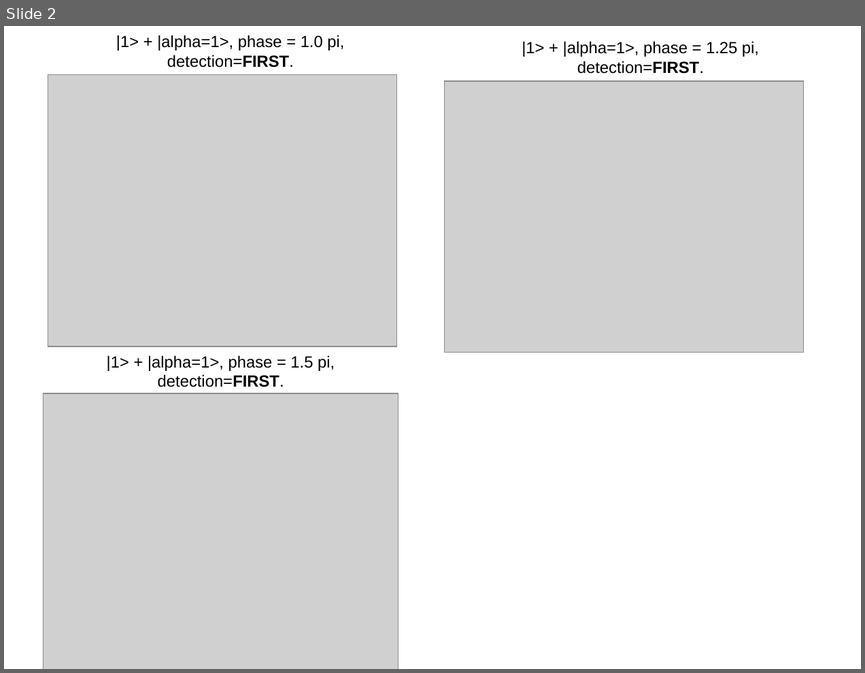
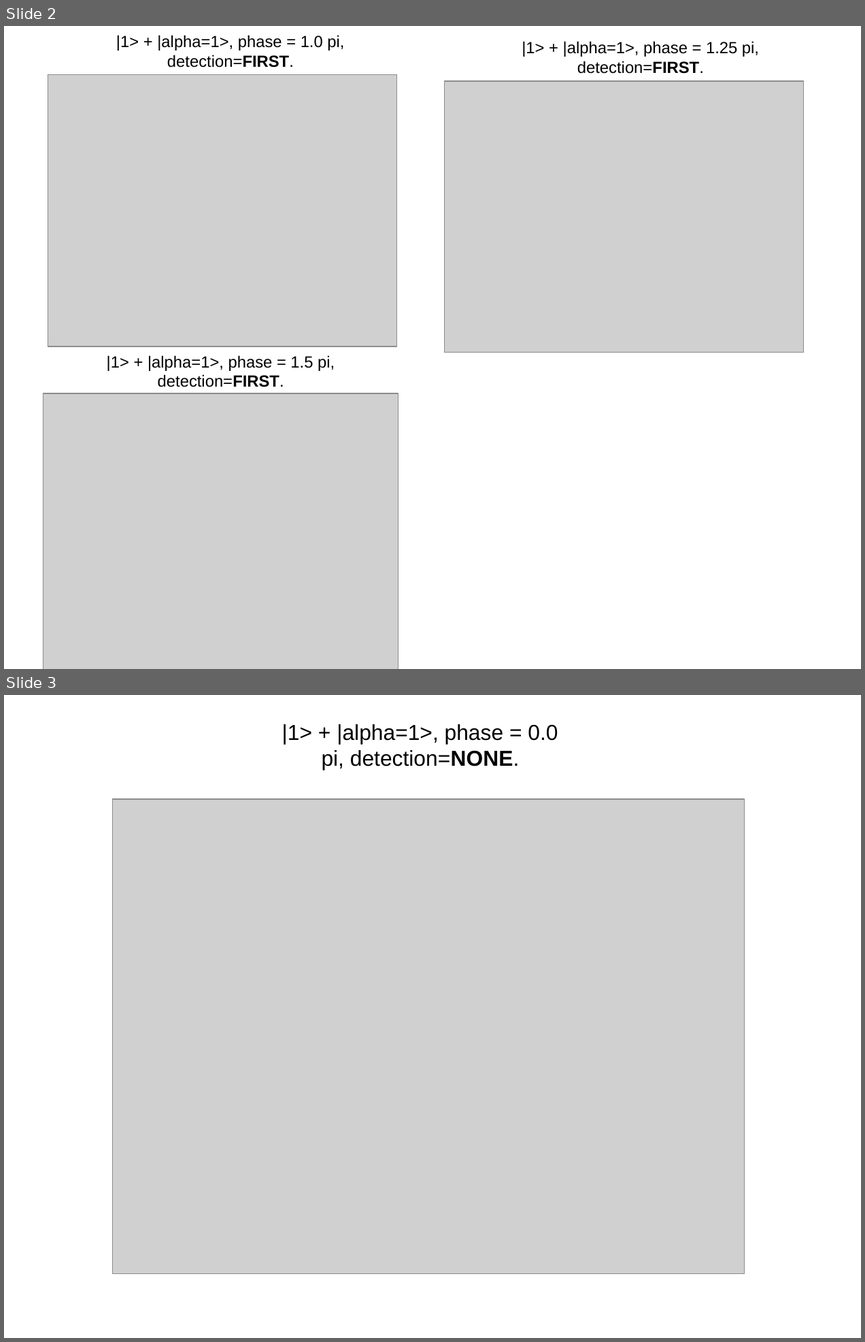
Before and after one commit to matthewR1993/qscheme, a slide deck: results/res12/res12.odp. Shown one above the other, each under a label of ours: slide 2 before the commit, slides 2 and 3 after it. The pictures are 865x673 and 865x1342 pixels, drawn with LibreOffice and Linux fonts; fonts in the diff are those of the drawing; grey boxes stand for pictures. Boxes give left, top, right and bottom in pixels: in the first picture for what was removed or moved away, otherwise in the second. Text is boxed around its words. In the diff, an @@ line names an element or a change of style, - is before the commit and + after.

```diff
--- a/results/res12/res12.odp
+++ b/results/res12/res12.odp
@@ slide 3 added at [4,695,861,1338], background #FFFFFF @@
@@ title added at [282,724,558,770], 20 pt, text #000000 @@
+|1> + |alpha=1>, phase = 0.0 pi, detection=NONE.
@@ picture added at [113,799,745,1274] @@
```
Also in this commit, not shown: 25 other files.
